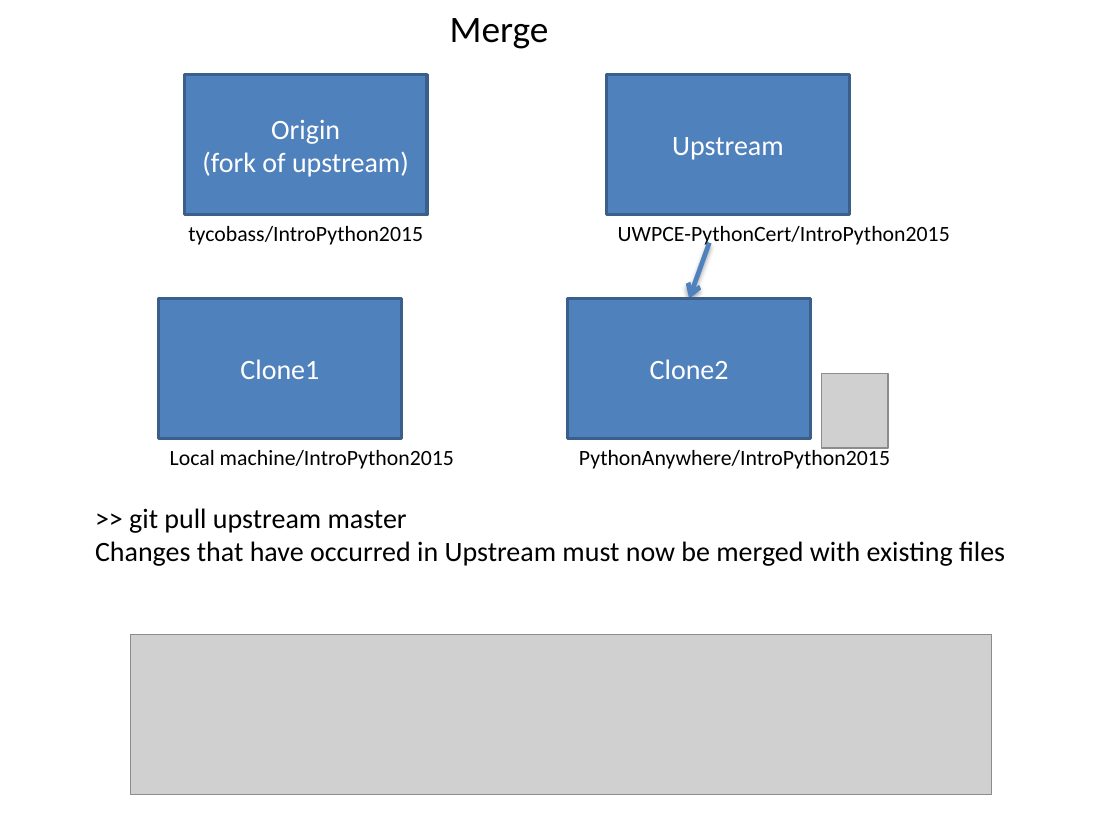
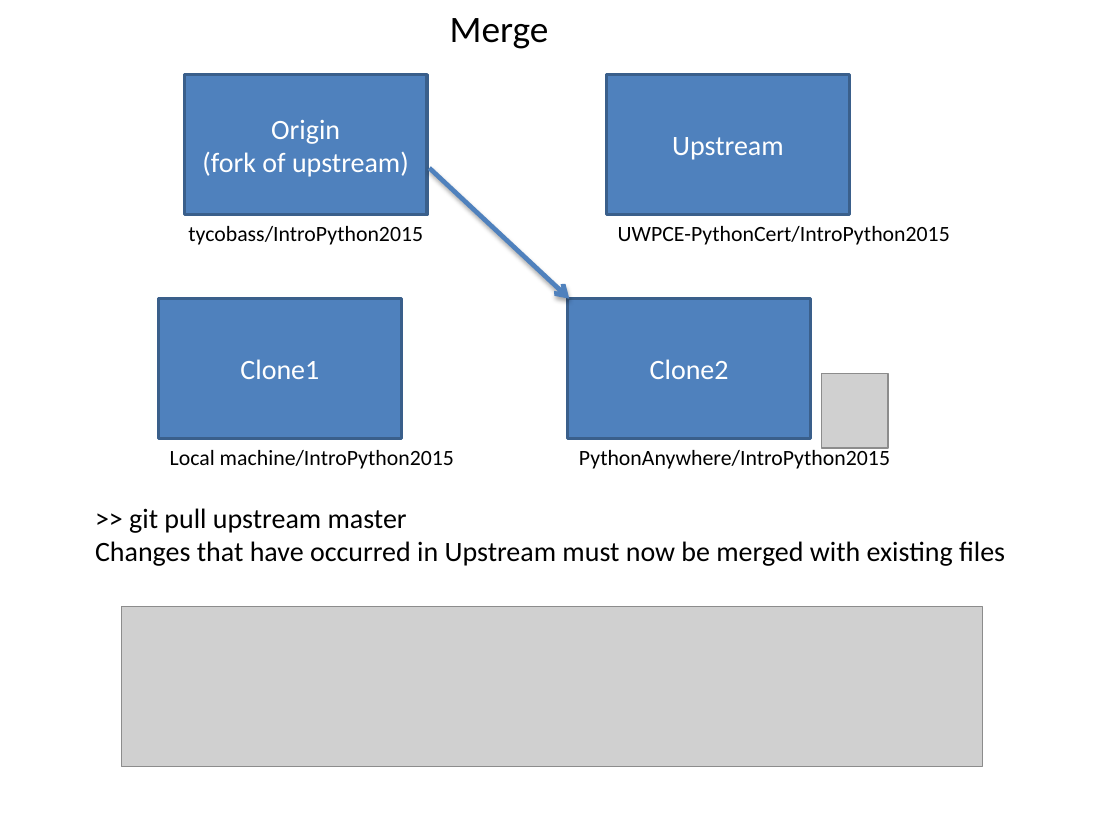
Before and after one commit to UWPCE-PythonCert/IntroToPython-2014, a slide deck: slide 11 of students/eric_v/debris/Using_git.pptx. Drawn at 1120x840 pixels with LibreOffice and Linux fonts; fonts in the diff are those of the drawing; grey boxes stand for pictures. Boxes give left, top, right and bottom in pixels: in the first picture for what was removed or moved away, otherwise in the second. Text is boxed around its words. In the diff, an @@ line names an element or a change of style, - is before the commit and + after.

```diff
--- a/students/eric_v/debris/Using_git.pptx
+++ b/students/eric_v/debris/Using_git.pptx
@@ arrow added from (429, 168) to (569, 299), #4F81BD 3 pt @@
@@ arrow removed from (709, 243) to (689, 299) @@
@@ picture: place and size @@
-picture at (131,635,992,795)
+picture at (121,607,982,767)
```
Also in this commit, not shown: 2 other slides changed, 1 slide removed.
